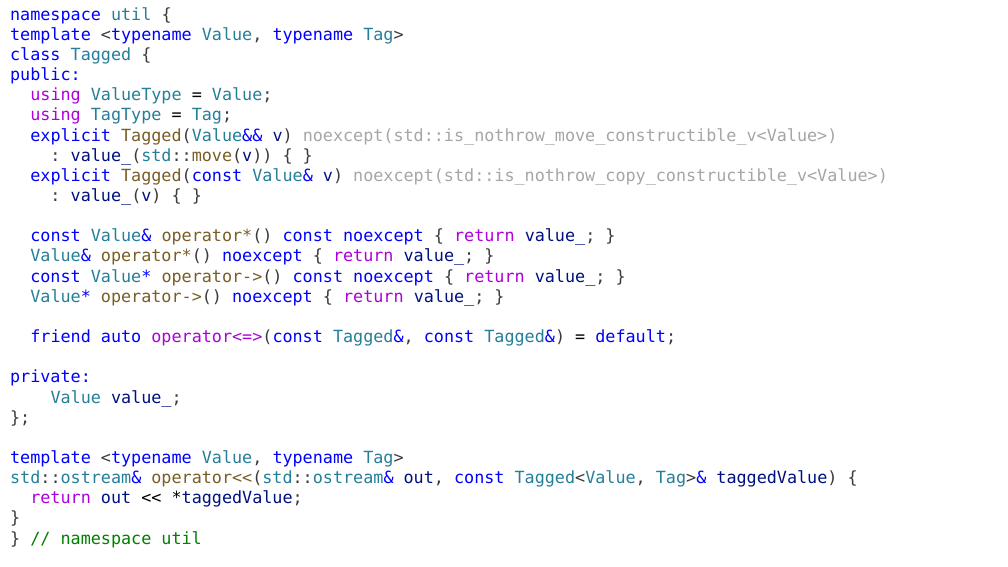
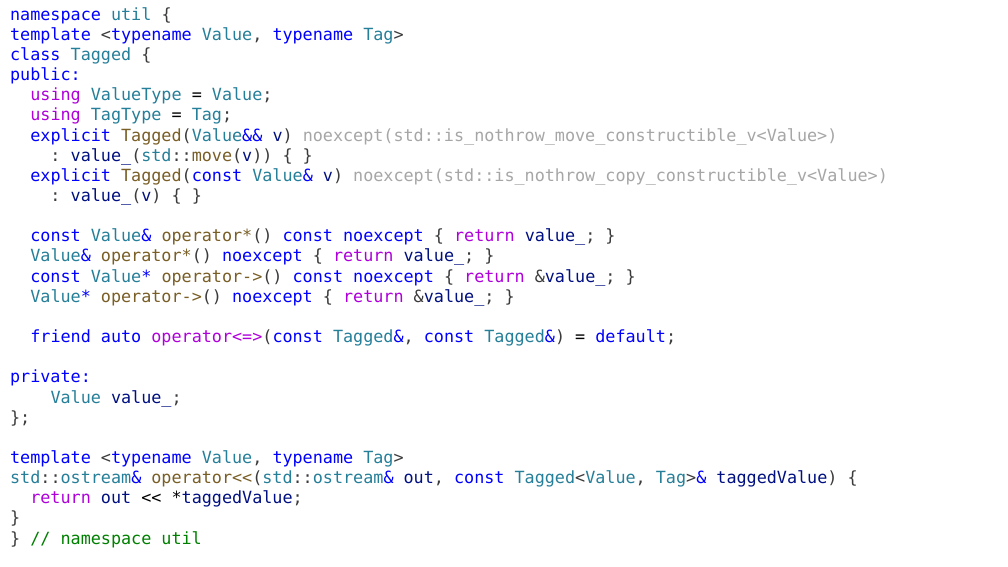
Before and after one commit to alexey-malov/oop, a slide deck: slide 54 of lectures/04/Дружественные функции и классы. Перегрузка операций.pptx. Drawn at 1008x567 pixels with LibreOffice and Linux fonts; fonts in the diff are those of the drawing. Boxes give left, top, right and bottom in pixels: in the first picture for what was removed or moved away, otherwise in the second. Text is boxed around its words. In the diff, an @@ line names an element or a change of style, - is before the commit and + after.

```diff
--- a/lectures/04/Дружественные функции и классы. Перегрузка операций.pptx
+++ b/lectures/04/Дружественные функции и классы. Перегрузка операций.pptx
@@ text at box(30, 269, 616, 306): text changed @@
-const Value* operator->() const noexcept { return value_; }
-Value* operator->() noexcept { return value_; }
+const Value* operator->() const noexcept { return &value_; }
+Value* operator->() noexcept { return &value_; }
```
Also in this commit, not shown: 1 other slide changed.
